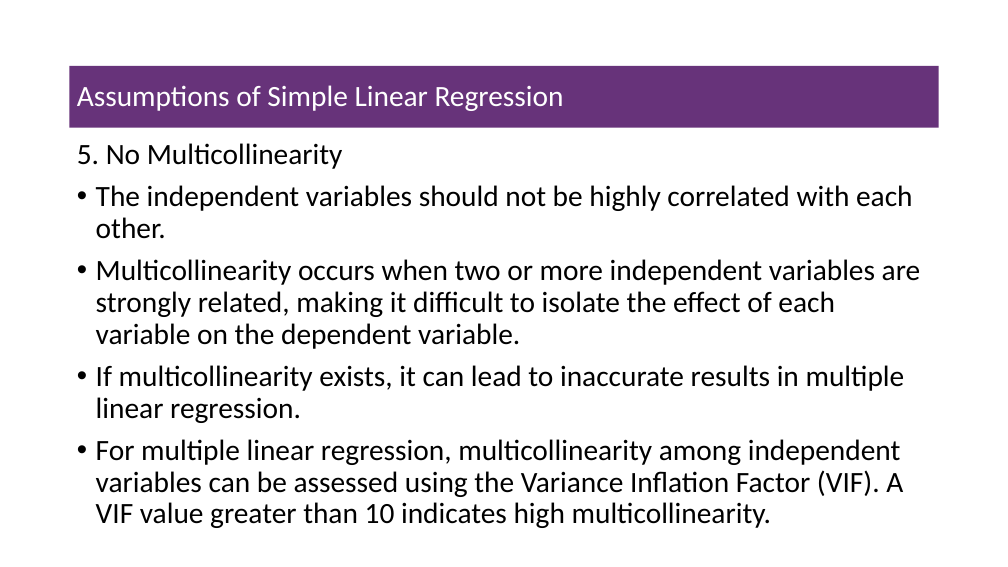
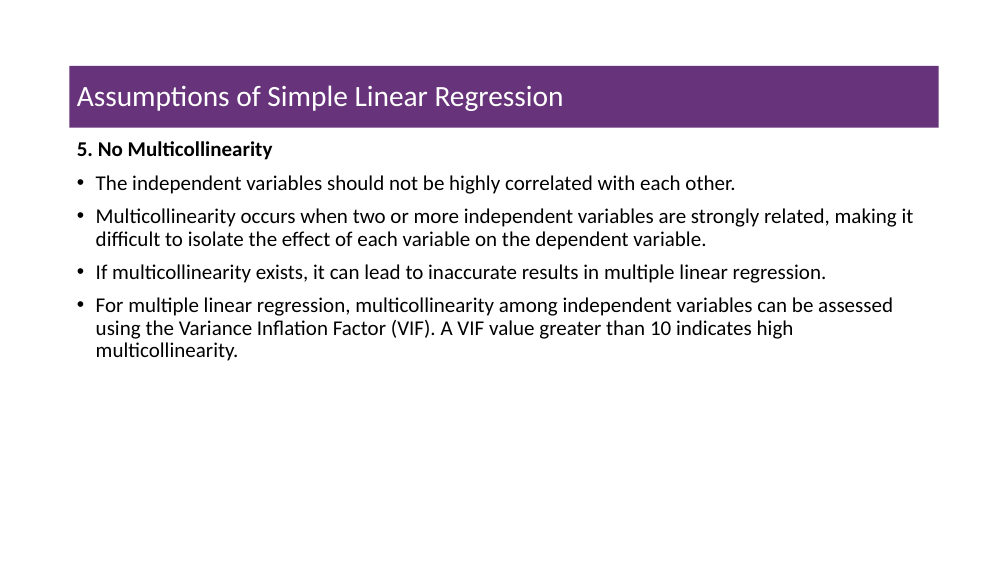
Before and after one commit to msfasha/307304-Data-Mining, a slide deck: slide 24 of 20243/Part 2-Regression/simple linear regression slides.pptx (slide 20 before the commit). Drawn at 1008x567 pixels with LibreOffice and Linux fonts; fonts in the diff are those of the drawing; background and template pictures are left out. Boxes give left, top, right and bottom in pixels: in the first picture for what was removed or moved away, otherwise in the second. Text is boxed around its words. In the diff, an @@ line names an element or a change of style, - is before the commit and + after.

Commit message:
modify regression pptx

```diff
--- a/20243/Part 2-Regression/simple linear regression slides.pptx
+++ b/20243/Part 2-Regression/simple linear regression slides.pptx
@@ text "5. No Multicollinearity" at [77,141,914,361]: size 28 to 20 pt; bold on in "5. No Multicollinearity" @@
```
Also in this commit, not shown: 6 other slides changed, 4 slides added, 1 slide removed.
